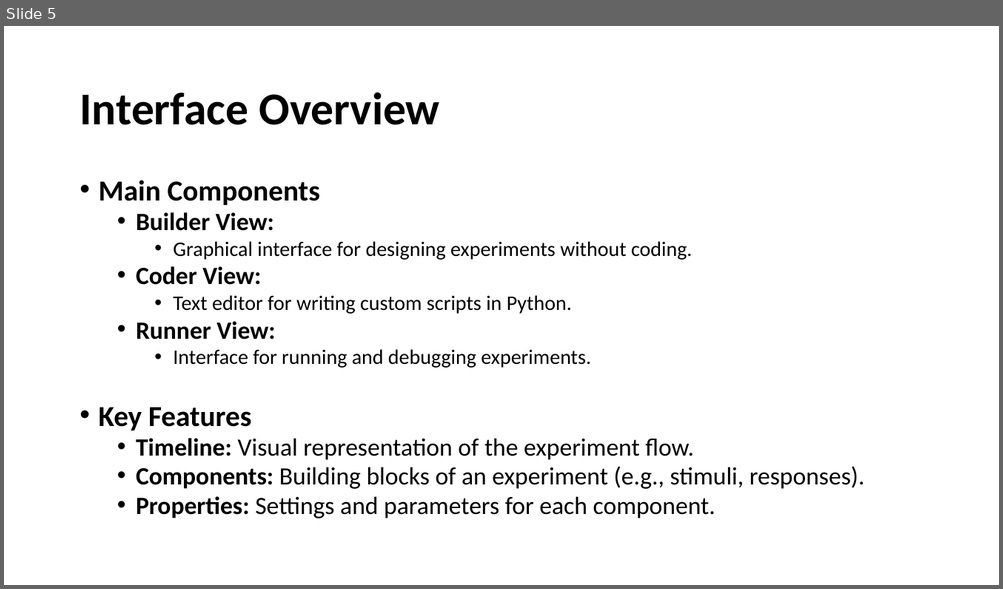
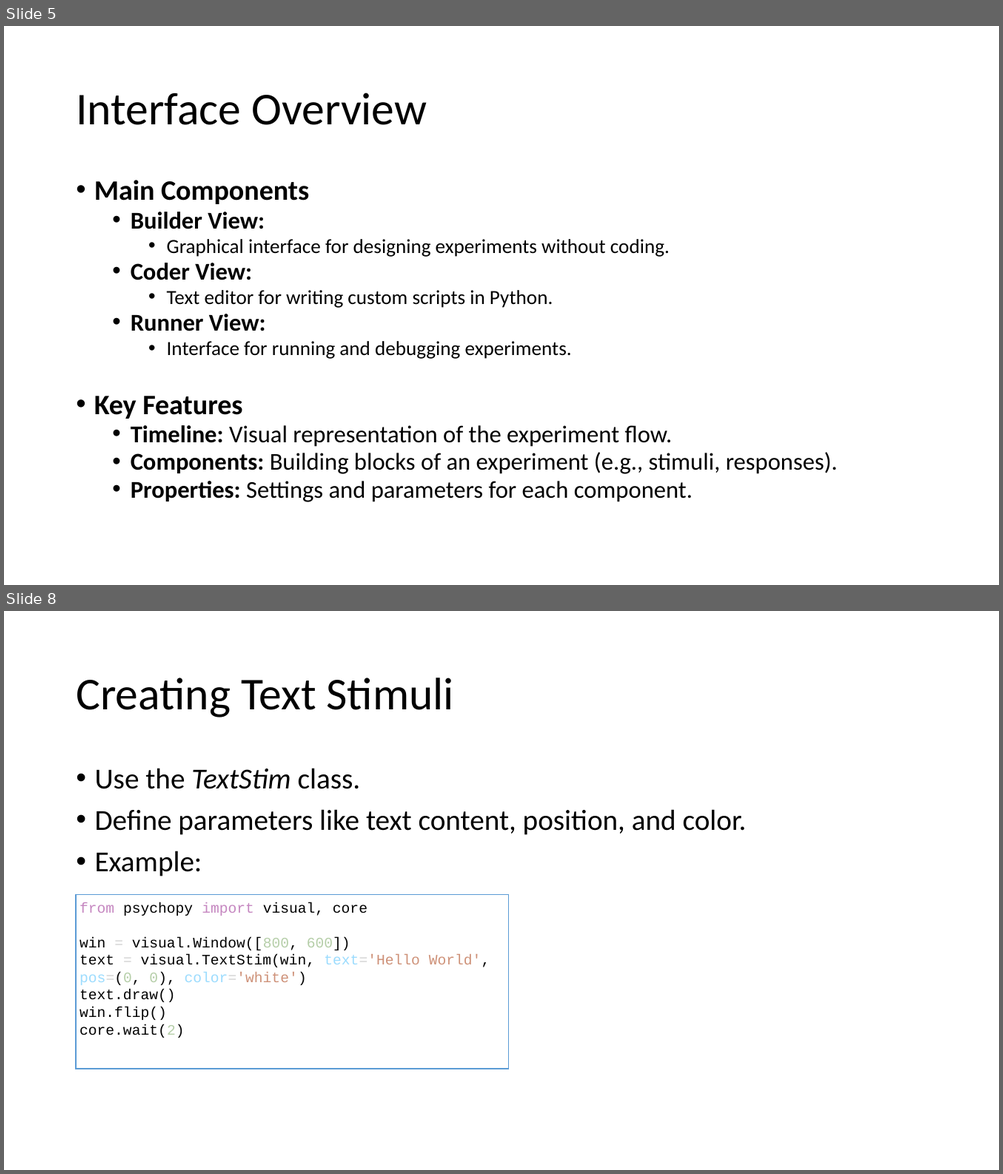
Before and after one commit to caggursoy/PsychoPy-Intro-Course, a slide deck: intro-psychopy/part2.pptx. Shown one above the other, each under a label of ours: slide 5 before the commit, slides 5 and 8 after it; the slides between them are not shown. The pictures are 1003x589 and 1003x1174 pixels, drawn with LibreOffice and Linux fonts; fonts in the diff are those of the drawing. Boxes give left, top, right and bottom in pixels: in the first picture for what was removed or moved away, otherwise in the second. Text is boxed around its words. In the diff, an @@ line names an element or a change of style, - is before the commit and + after.

```diff
--- a/intro-psychopy/part2.pptx
+++ b/intro-psychopy/part2.pptx
@@ slide 8 added at (4, 611, 999, 1170), background #FFFFFF @@
@@ title added at (76, 678, 454, 718), 44 pt, text #000000 @@
+Creating Text Stimuli
@@ text added at (95, 768, 746, 877), 28 pt, text #000000 @@
+• Use the TextStim class.
+• Define parameters like text content, position, and color.
+• Example:
@@ rectangle added at (76, 895, 509, 1070), fill #FFFFFF, outline #5B9BD5 1 pt, 14 pt, text #000000 @@
+from psychopy import visual, core
+win = visual.Window([800, 600])
+text = visual.TextStim(win, text='Hello World', pos=(0, 0), color='white')
+text.draw()
+win.flip()
+core.wait(2)
@@ slide 5 changed as well @@
@@ title "Interface Overview" at (76, 93, 427, 125): bold off @@
@@ text "Main Components" at (94, 180, 837, 503): size 28 to 27.2 pt in "Main Components", "Key Features"; size 24 to 23.3 pt in "Builder View:", "Coder View:", "Runner View:", "Timeline: Visual representation of the experiment flow." and 2 more places; size 20 to 19.4 pt in "Graphical interface for designing experiments without coding ...", "Text editor for writing custom scripts in ...", "Interface for running and debugging experiments."; indent changed; line spacing 0.8 to 0.81; less space between paragraphs @@
```
Also in this commit, not shown: 6 other slides changed, 12 other slides added, 1 other file.
